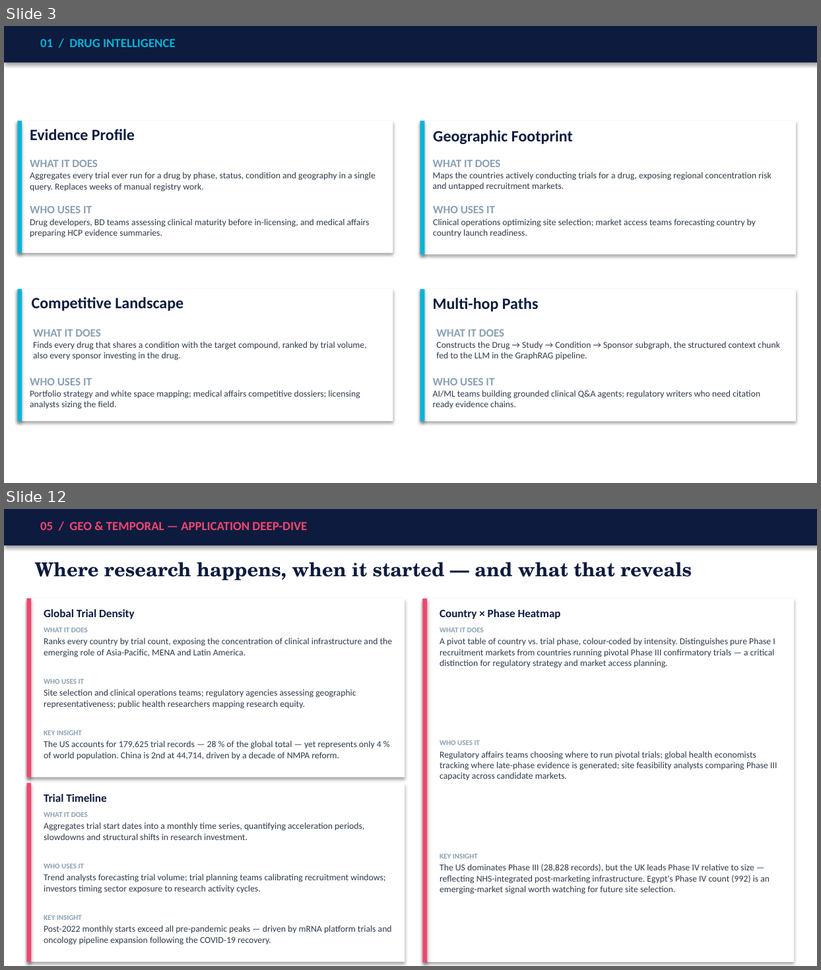
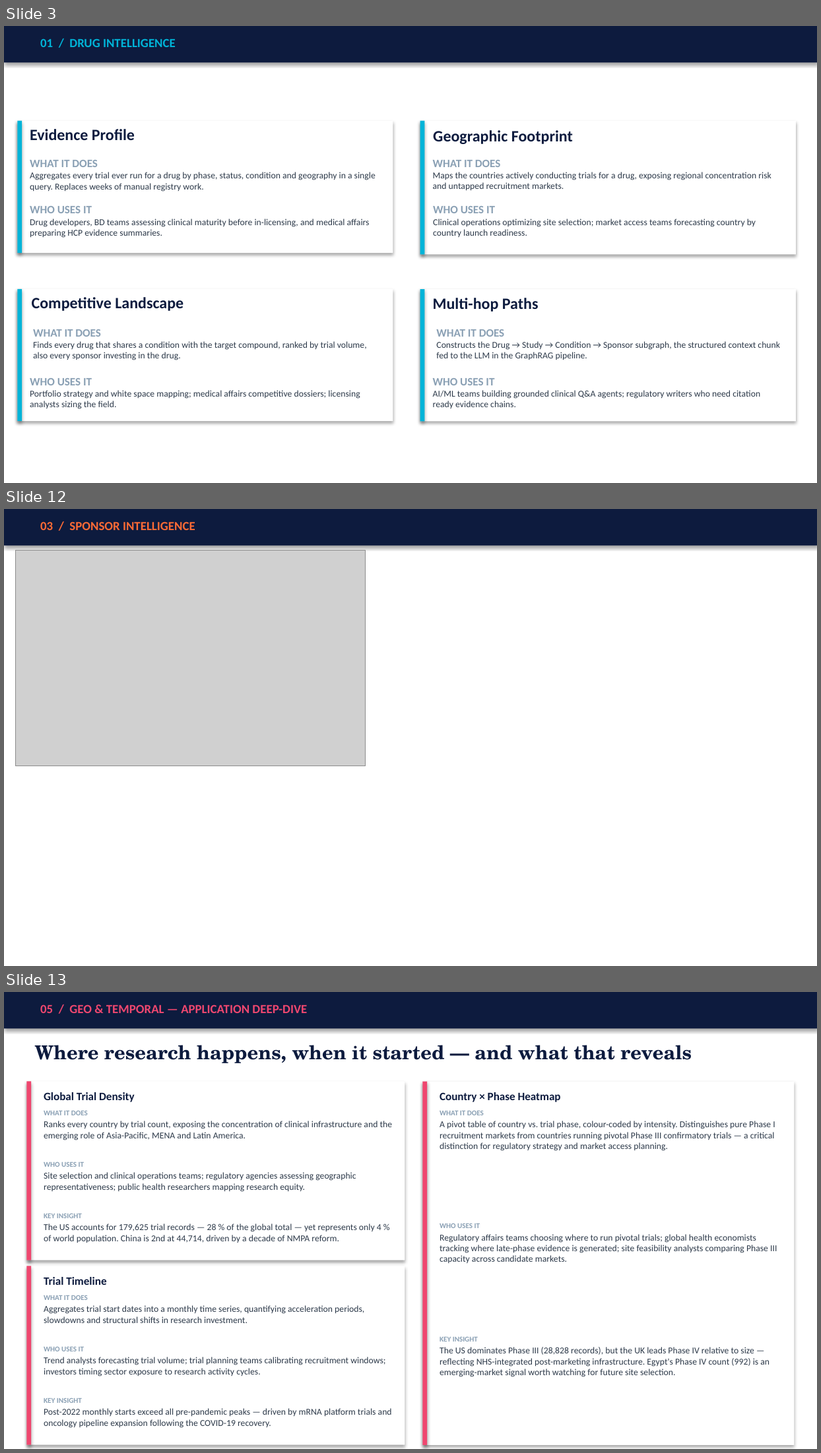
Before and after one commit to SHASANKsp/ClinicalTrails_application, a slide deck: ClinicalTrials_KG_LinkedIn_v2.pptx. Shown one above the other, each under a label of ours: slides 3 and 12 before the commit, slides 3, 12 and 13 after it; the slides between them are not shown. The pictures are 821x970 and 821x1453 pixels, drawn with LibreOffice and Linux fonts; fonts in the diff are those of the drawing; grey boxes stand for pictures. Boxes give left, top, right and bottom in pixels: in the first picture for what was removed or moved away, otherwise in the second. Text is boxed around its words. In the diff, an @@ line names an element or a change of style, - is before the commit and + after.

```diff
--- a/ClinicalTrials_KG_LinkedIn_v2.pptx
+++ b/ClinicalTrials_KG_LinkedIn_v2.pptx
@@ slide 12 added at box(4, 509, 817, 966), background #FFFFFF @@
@@ rectangle added at box(4, 509, 817, 545), fill #0D1B3E @@
@@ text added at box(40, 522, 195, 530), 11 pt, text #FF6B35, bold @@
+03 / SPONSOR INTELLIGENCE
@@ picture added at box(15, 551, 365, 766) @@
@@ what was slide 12 is now slide 13 @@
```
Also in this commit, not shown: 6 slides changed, 4 other slides added, 2 slides removed, 1 other file.
